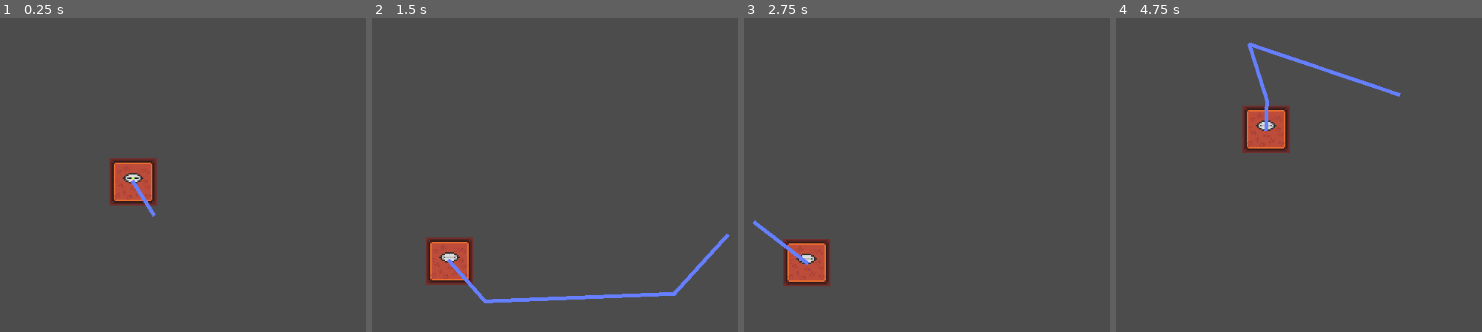
Above: before the commit, frames 1-4 (left to right).
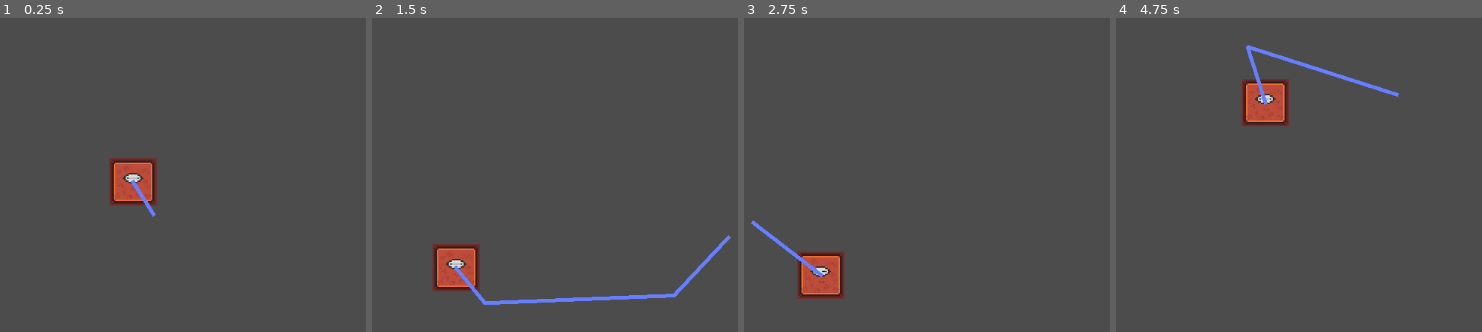
Above: after the commit, the same moments.

Repository: NioZX/MinimalGun2D
Game: Godot game, scene res://Scenes/EnemyTest.tscn
Two runs of this game, one before a commit and one after it. Both use one fixed random seed, a clock stepped at 60 frames per second and the inputs below. This scene is started directly instead of the project's main scene.
Inputs (mouse positions are in pixels of both pictures, inside the frame that each line leads up to):
- Up to frame 1 (0.25 s): no input
- Up to frame 2 (1.5 s): move the mouse to (448, 259) at 0.52 s; hold A (a) 0.53-1.28 s; click (448, 259) at 0.67 s; tap S (s) at 0.8, 1.35 s; move the mouse to (727, 234) at 1.27 s; click (727, 234) at 1.42 s
- Up to frame 3 (2.75 s): tap A (a) at 1.55 s; move the mouse to (outside the picture) at 2.02 s; hold S (s) from 2.03 s (still down); click (outside the picture) at 2.1 s
- Up to frame 4 (4.75 s): move the mouse to (1273, 153) at 2.77 s; release S (s) at 2.78 s; tap A (a) at 2.85, 4.55 s; click (1273, 153) at 2.92 s; move the mouse to (outside the picture) at 3.52 s; hold D (d) 3.53-4.28 s; click (outside the picture) at 3.67 s; tap S (s) at 3.8, 4.35 s; move the mouse to (1408, 127) at 4.27 s; click (1408, 127) at 4.42 s

The runs differ from the first frame. In frame 1, less than 0.1% of the frame differs, in the area x 34-38%, y 50-52%; in frame 2, 3.0%; in frame 3, 2.7%; in frame 4, 3.5%, in the area x 34-78%, y 7-43%.

Commit message:
things

Diff:
--- a/Enemy.tscn
+++ b/Enemy.tscn
@@ -21,6 +21,7 @@
 scale = Vector2( 2, 2 )
 frames = SubResource( 1 )
 animation = "idle"
+frame = 1
 playing = true
 
 [node name="CollisionShape2D" type="CollisionShape2D" parent="."]
--- a/Scenes/EnemyTest.tscn
+++ b/Scenes/EnemyTest.tscn
@@ -3,9 +3,9 @@
 [ext_resource path="res://Enemy.tscn" type="PackedScene" id=1]
 
 [sub_resource type="NavigationPolygon" id=1]
-vertices = PoolVector2Array( 221.82, 50.3166, 394.125, 58.5573, 277, 223, 225.566, 152.951, 62, -189, 210, -175, 302, -143, 227, -80, 64.4977, -126.484, -18, -171, 65.996, 142.462, 109, 241, -74, 254, -141, 93, -44, 85, 16, 44, 30, -19, -15, -99 )
+vertices = PoolVector2Array( 221.82, 50.3166, 394.125, 58.5573, 277, 223, 225.566, 152.951, 62, -189, 210, -175, 302, -143, 227, -80, 64.6073, -119.457, -18, -171, 65.996, 142.462, 109, 241, -74, 254, -141, 93, -44, 85, 16, 44, 30, -19, -15, -99 )
 polygons = [ PoolIntArray( 0, 1, 2, 3 ), PoolIntArray( 4, 5, 6, 7, 8, 9 ), PoolIntArray( 10, 3, 2, 11, 12 ), PoolIntArray( 12, 13, 14, 10 ), PoolIntArray( 10, 14, 15 ), PoolIntArray( 8, 10, 15, 16 ), PoolIntArray( 8, 16, 17, 9 ) ]
-outlines = [ PoolVector2Array( 64.4977, -126.484, 65.996, 142.462, 225.566, 152.951, 221.82, 50.3166, 394.125, 58.5573, 277, 223, 109, 241, -74, 254, -141, 93, -44, 85, 16, 44, 30, -19, -15, -99, -18, -171, 62, -189, 210, -175, 302, -143, 227, -80 ) ]
+outlines = [ PoolVector2Array( 64.6073, -119.457, 65.996, 142.462, 225.566, 152.951, 221.82, 50.3166, 394.125, 58.5573, 277, 223, 109, 241, -74, 254, -141, 93, -44, 85, 16, 44, 30, -19, -15, -99, -18, -171, 62, -189, 210, -175, 302, -143, 227, -80 ) ]
 
 [node name="Node2D" type="Node2D" groups=[
 "MainNode",
@@ -18,6 +18,7 @@
 ]]
 
 [node name="NavigationPolygonInstance" type="NavigationPolygonInstance" parent="LevelNavigation"]
+position = Vector2( -2.2475, 0 )
 navpoly = SubResource( 1 )
 
 [node name="Camera2D" type="Camera2D" parent="."]
